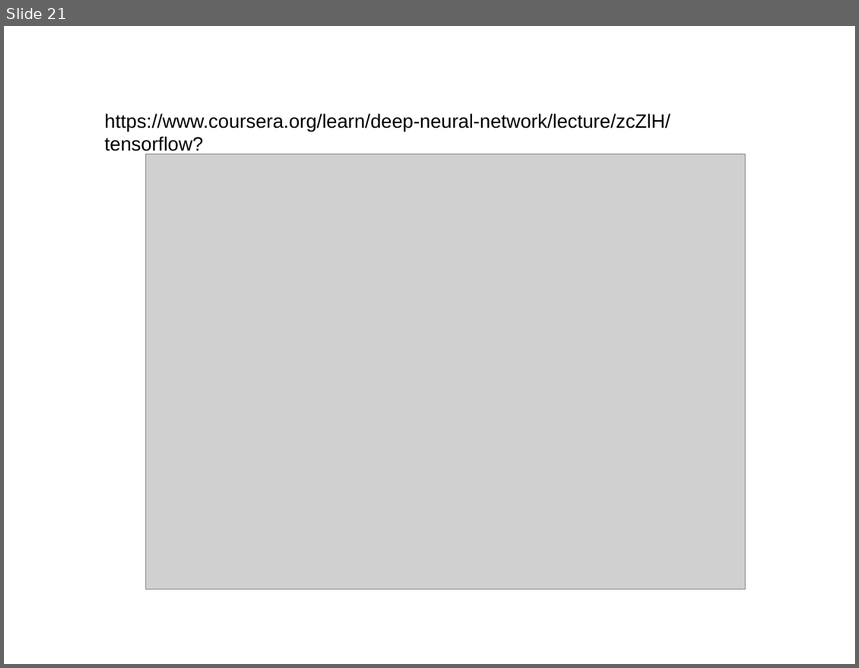
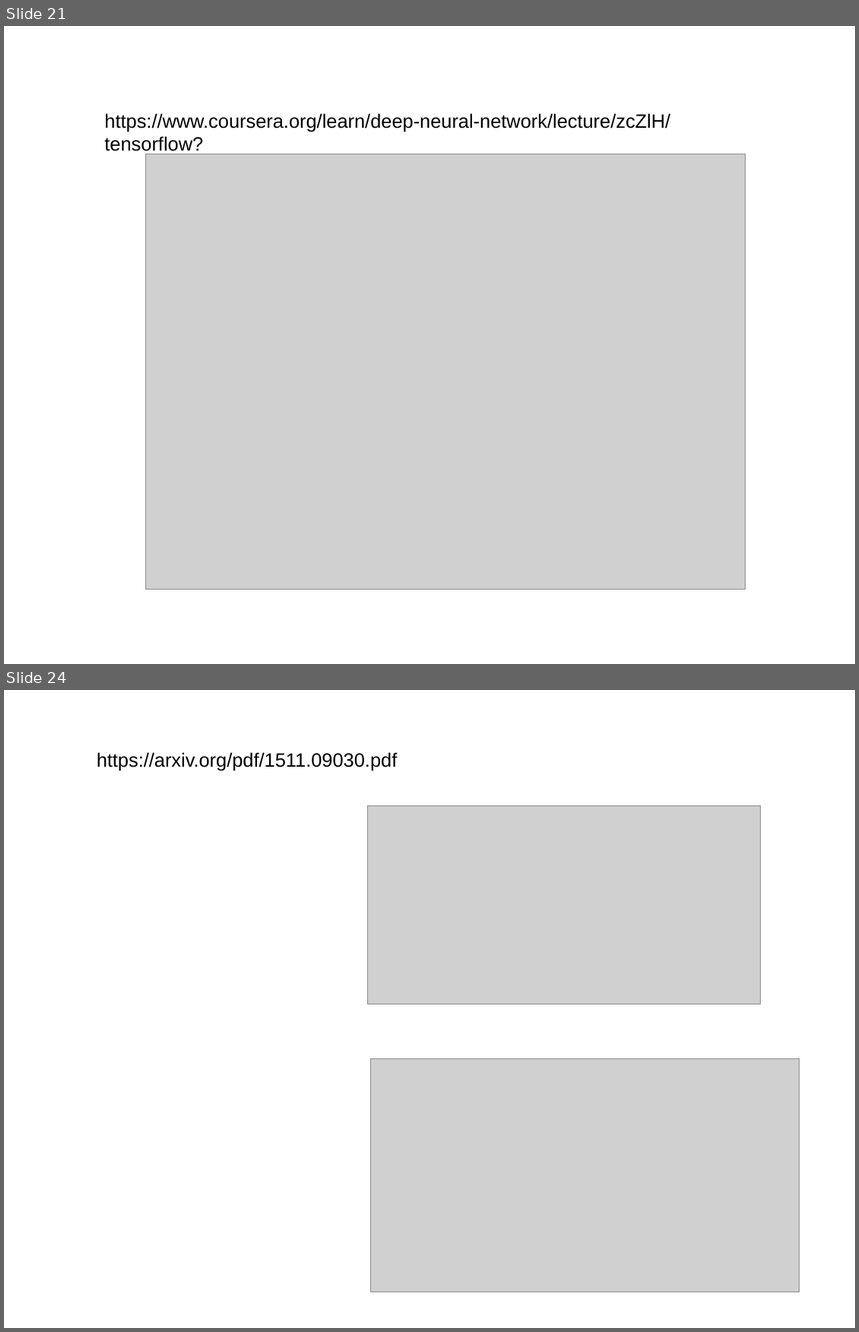
Before and after one commit to rosepark222/RNN-for-adding-two-binary-numbers, a slide deck: RNN.odp. Shown one above the other, each under a label of ours: slide 21 before the commit, slides 21 and 24 after it; the slides between them are not shown. The pictures are 859x668 and 859x1332 pixels, drawn with LibreOffice and Linux fonts; fonts in the diff are those of the drawing; grey boxes stand for pictures. Boxes give left, top, right and bottom in pixels: in the first picture for what was removed or moved away, otherwise in the second. Text is boxed around its words. In the diff, an @@ line names an element or a change of style, - is before the commit and + after.

```diff
--- a/RNN.odp
+++ b/RNN.odp
@@ slide 24 added at [4,690,855,1328], background #FFFFFF @@
@@ text added at [97,752,398,771], 18 pt, text #000000 @@
+https://arxiv.org/pdf/1511.09030.pdf
@@ picture added at [368,806,761,1005] @@
@@ picture added at [371,1059,800,1293] @@
```
Also in this commit, not shown: 1 slide changed, 7 other slides added, 2 slides removed.
